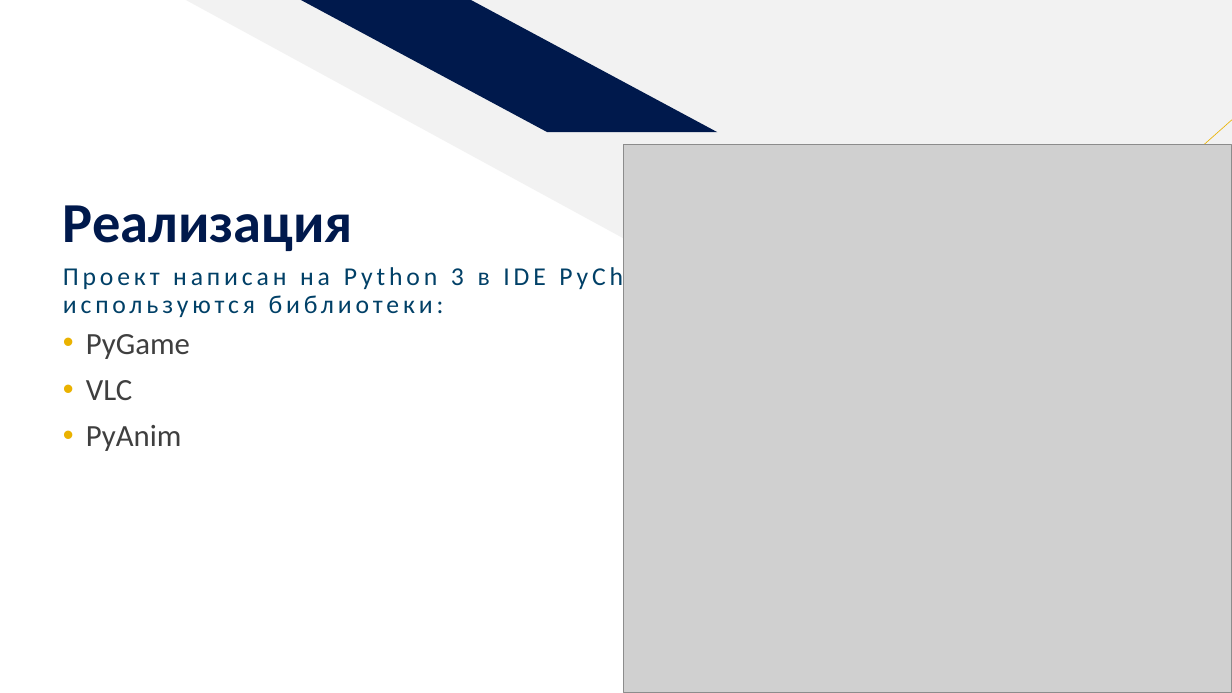
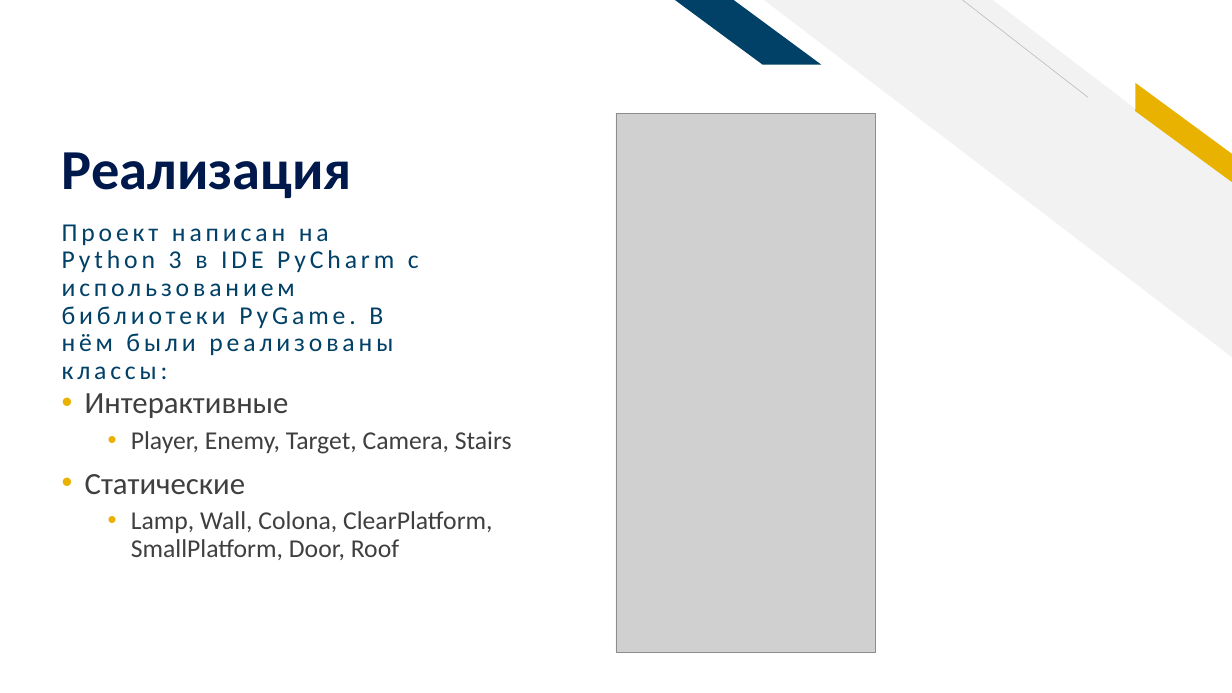
Before and after one commit to BulatTimCYS/Ninja-s-Adventure, a slide deck: slide 3 of Проект «Ninja’s Adventure».pptx. Drawn at 1232x693 pixels with LibreOffice and Linux fonts; fonts in the diff are those of the drawing; grey boxes stand for pictures. Boxes give left, top, right and bottom in pixels: in the first picture for what was removed or moved away, otherwise in the second. Text is boxed around its words. In the diff, an @@ line names an element or a change of style, - is before the commit and + after.

```diff
--- a/Проект «Ninja’s Adventure».pptx
+++ b/Проект «Ninja’s Adventure».pptx
@@ right triangle removed at (x1=186, y1=0, x2=1232, y2=570) @@
@@ parallelogram removed at (x1=301, y1=0, x2=718, y2=132) @@
@@ parallelogram added at (x1=676, y1=0, x2=822, y2=65), fill #014067 @@
@@ diag stripe added at (x1=764, y1=0, x2=1232, y2=358), fill #F2F2F2 @@
@@ line added from (1089, 97) to (963, 0), #BFBFBF 0.5 pt @@
@@ text added at (x1=1128, y1=24, x2=1188, y2=84), 34 pt, text #00194C, bold @@
+FR
@@ title "Реализация" moved from (x1=63, y1=205, x2=353, y2=251) to (x1=62, y1=152, x2=352, y2=198) @@
@@ parallelogram added at (x1=1122, y1=83, x2=1232, y2=182), fill #EAB200 @@
@@ picture added at (x1=616, y1=113, x2=876, y2=653) @@
@@ picture removed at (x1=624, y1=145, x2=1232, y2=693) @@
@@ text at (x1=62, y1=224, x2=419, y2=380): text changed @@
-Проект написан на Python 3 в IDE PyCharm. В нём используются библиотеки:
+Проект написан на Python 3 в IDE PyCharm с использованием библиотеки PyGame. В нём были реализованы классы:
@@ text removed at (x1=86, y1=334, x2=190, y2=451) @@
-• PyGame
-• VLC
-• PyAnim
@@ line moved from (1046, 285) - (1232, 120) to (192, 526) - (0, 367) @@
@@ rectangle added at (x1=0, y1=361, x2=222, y2=546), fill #FFFFFF @@
@@ text added at (x1=85, y1=393, x2=512, y2=560), 20 pt, text #3F3F3F @@
+• Интерактивные
+  • Player, Enemy, Target, Camera, Stairs
+• Статические
+  • Lamp, Wall, Colona, ClearPlatform, SmallPlatform, Door, Roof
```
Also in this commit, not shown: 1 other slide changed, 1 slide added, 1 slide removed, 1 other file.
